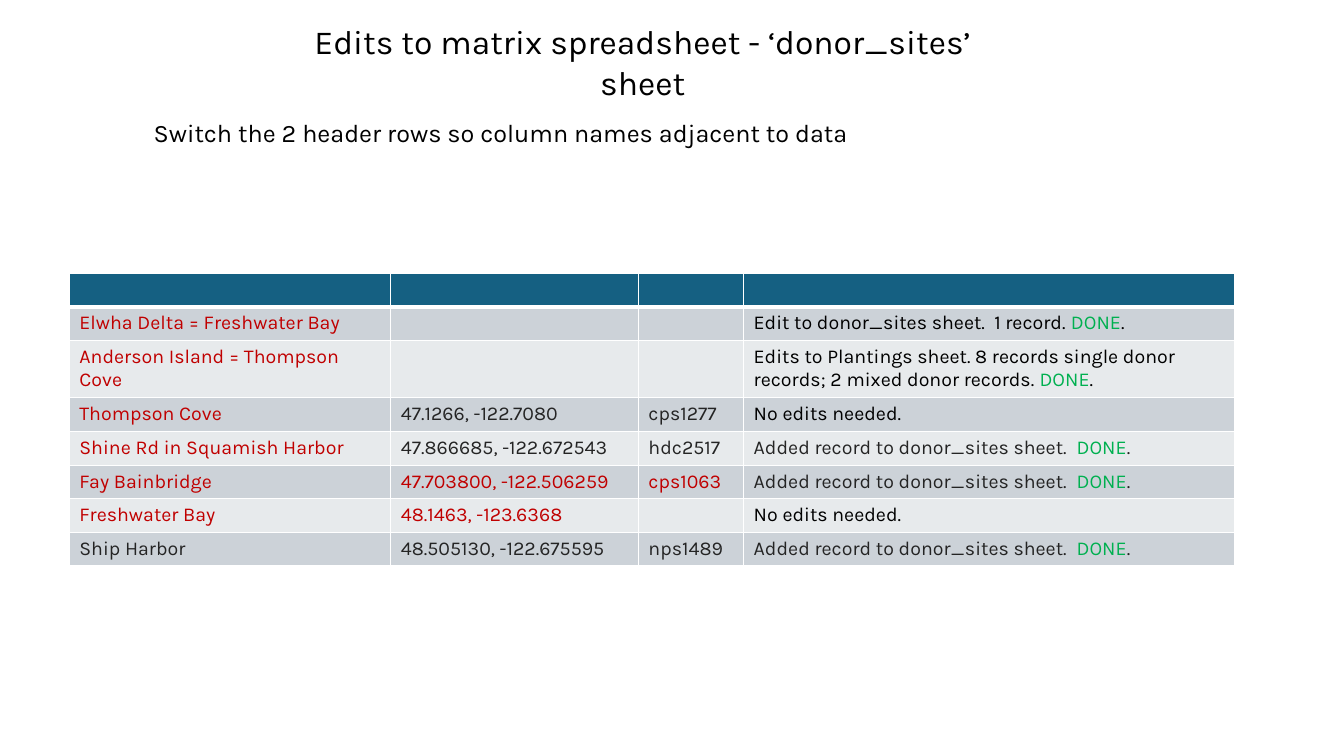
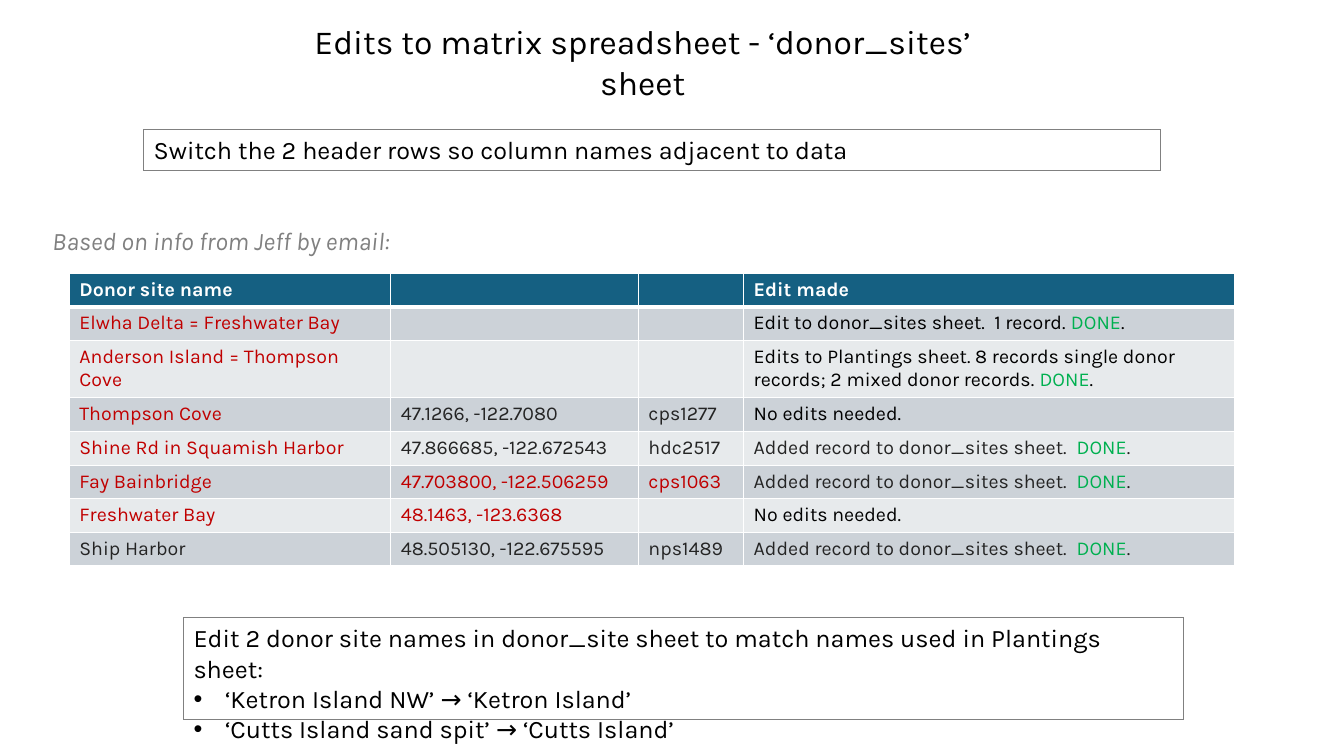
Before and after one commit to WA-Nearshore/seagrass-restoration-processing, a slide deck: slide 24 of docs/seagrass_restoration_storymap_notes.pptx. Drawn at 1344x756 pixels with LibreOffice and Linux fonts; fonts in the diff are those of the drawing. Boxes give left, top, right and bottom in pixels: in the first picture for what was removed or moved away, otherwise in the second. Text is boxed around its words. In the diff, an @@ line names an element or a change of style, - is before the commit and + after.

Commit message:
Completed creation of donor site point layer.

```diff
--- a/docs/seagrass_restoration_storymap_notes.pptx
+++ b/docs/seagrass_restoration_storymap_notes.pptx
@@ rectangle "Switch the 2 header rows ...": place and size @@
-rectangle "Switch the 2 header rows ..." at [154, 124, 847, 149]
+rectangle "Switch the 2 header rows ..." at [144, 130, 1162, 170]
@@ rectangle "Switch the 2 header rows ..." at [144, 130, 1162, 170]: outline none to #808080 0.75 pt @@
@@ text added at [52, 233, 390, 256], 18 pt, text #808080, italic @@
+Based on info from Jeff by email:
@@ table at [70, 273, 1235, 566] @@
-row 1, column 1: 
+row 1, column 1: Donor site name
-row 1, column 4: 
+row 1, column 4: Edit made
@@ rectangle added at [184, 618, 1184, 720], outline #808080 0.75 pt, 18 pt, text #000000 @@
+Edit 2 donor site names in donor_site sheet to match names used in Plantings sheet:
+• ‘Ketron Island NW’ → ‘Ketron Island’
+• ‘Cutts Island sand spit’ → ‘Cutts Island’
```
Also in this commit, not shown: 1 other slide changed, 5 other files.
